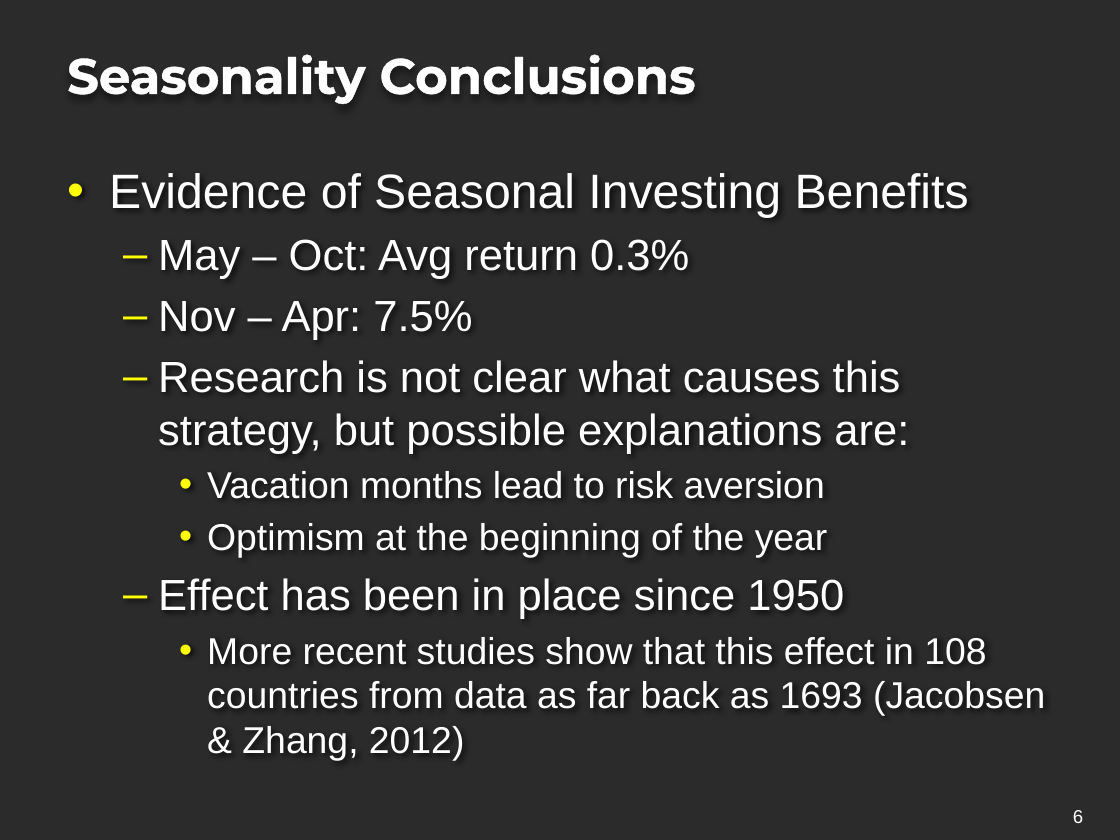
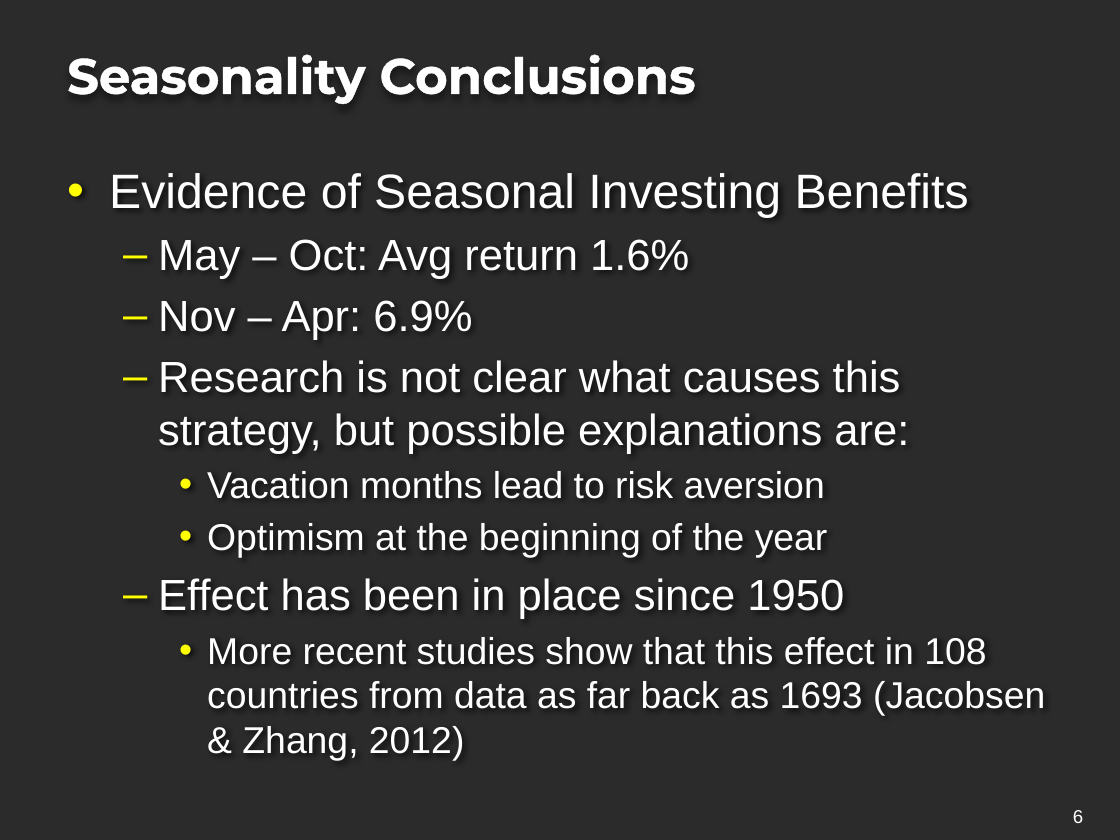
Before and after one commit to projectoneda/projectone, a slide deck: slide 7 of Portfolio Strategy Project.pptx. Drawn at 1120x840 pixels with LibreOffice and Linux fonts; fonts in the diff are those of the drawing; background and template pictures are left out; a plain dark background stands for a picture behind light text. Boxes give left, top, right and bottom in pixels: in the first picture for what was removed or moved away, otherwise in the second. Text is boxed around its words. In the diff, an @@ line names an element or a change of style, - is before the commit and + after.

Commit message:
PPT update

```diff
--- a/Portfolio Strategy Project.pptx
+++ b/Portfolio Strategy Project.pptx
@@ text at [158,239,689,340]: text changed @@
-  – May – Oct: Avg return 0.3%
-  – Nov – Apr: 7.5%
+  – May – Oct: Avg return 1.6%
+  – Nov – Apr: 6.9%
```
Also in this commit, not shown: 1 other file.
